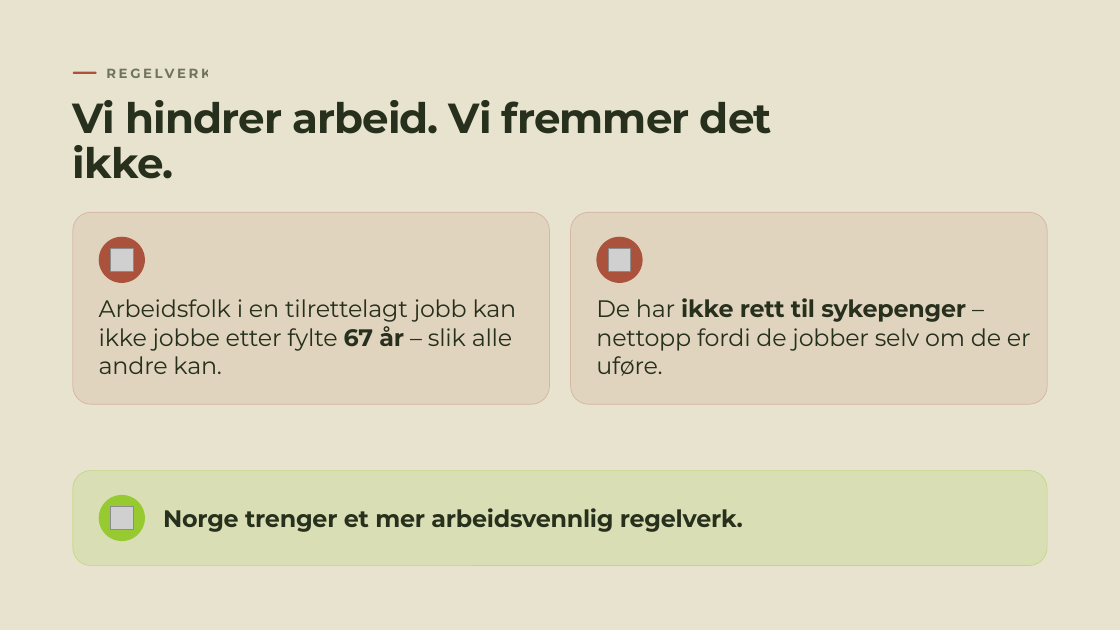
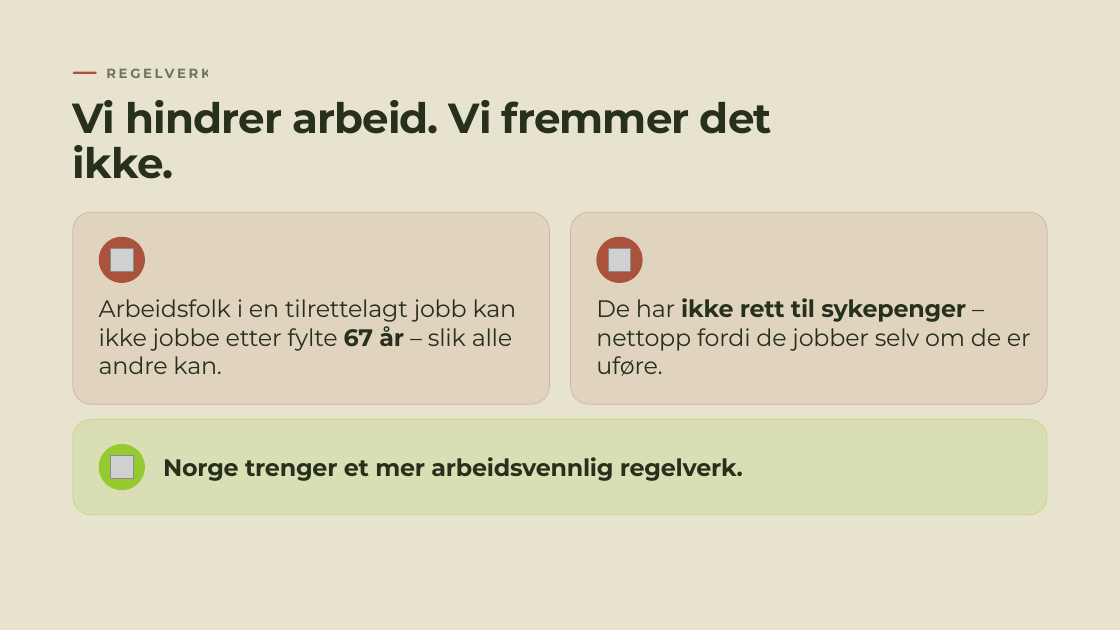
Before and after one commit to MarcusEvensen-Org/iarbeid-riketstilstand, a slide deck: slide 21 of Rikets tilstand 2026.pptx (slide 11 before the commit). Drawn at 1120x630 pixels with LibreOffice and Linux fonts; fonts in the diff are those of the drawing; grey boxes stand for pictures; background and template pictures are left out. Boxes give left, top, right and bottom in pixels: in the first picture for what was removed or moved away, otherwise in the second. Text is boxed around its words. In the diff, an @@ line names an element or a change of style, - is before the commit and + after.

```diff
--- a/Rikets tilstand 2026.pptx
+++ b/Rikets tilstand 2026.pptx
@@ 1 picture, 1 text, 1 ellipse, 1 rounded rectangle: place and size @@
-1 picture, 1 text, 1 ellipse, 1 rounded rectangle at <box>73,471,1048,565</box>
+1 picture, 1 text, 1 ellipse, 1 rounded rectangle at <box>73,419,1048,514</box>
```
Also in this commit, not shown: 19 other slides changed, 6 slides added, 2 slides removed, 2 other files.
